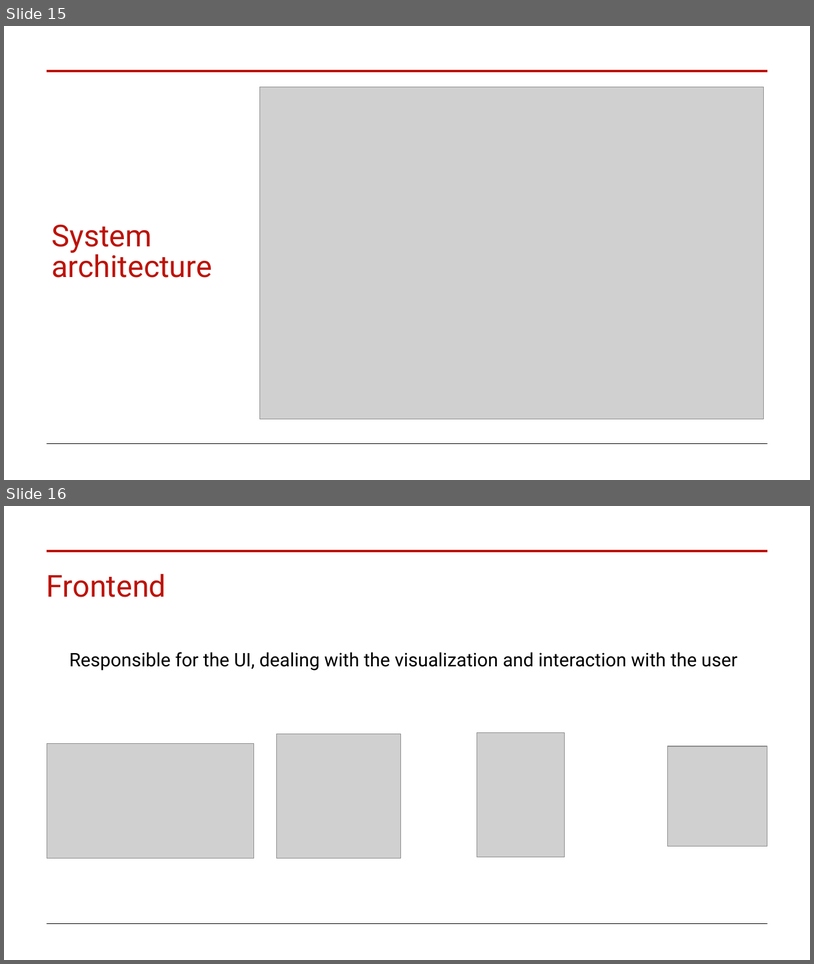
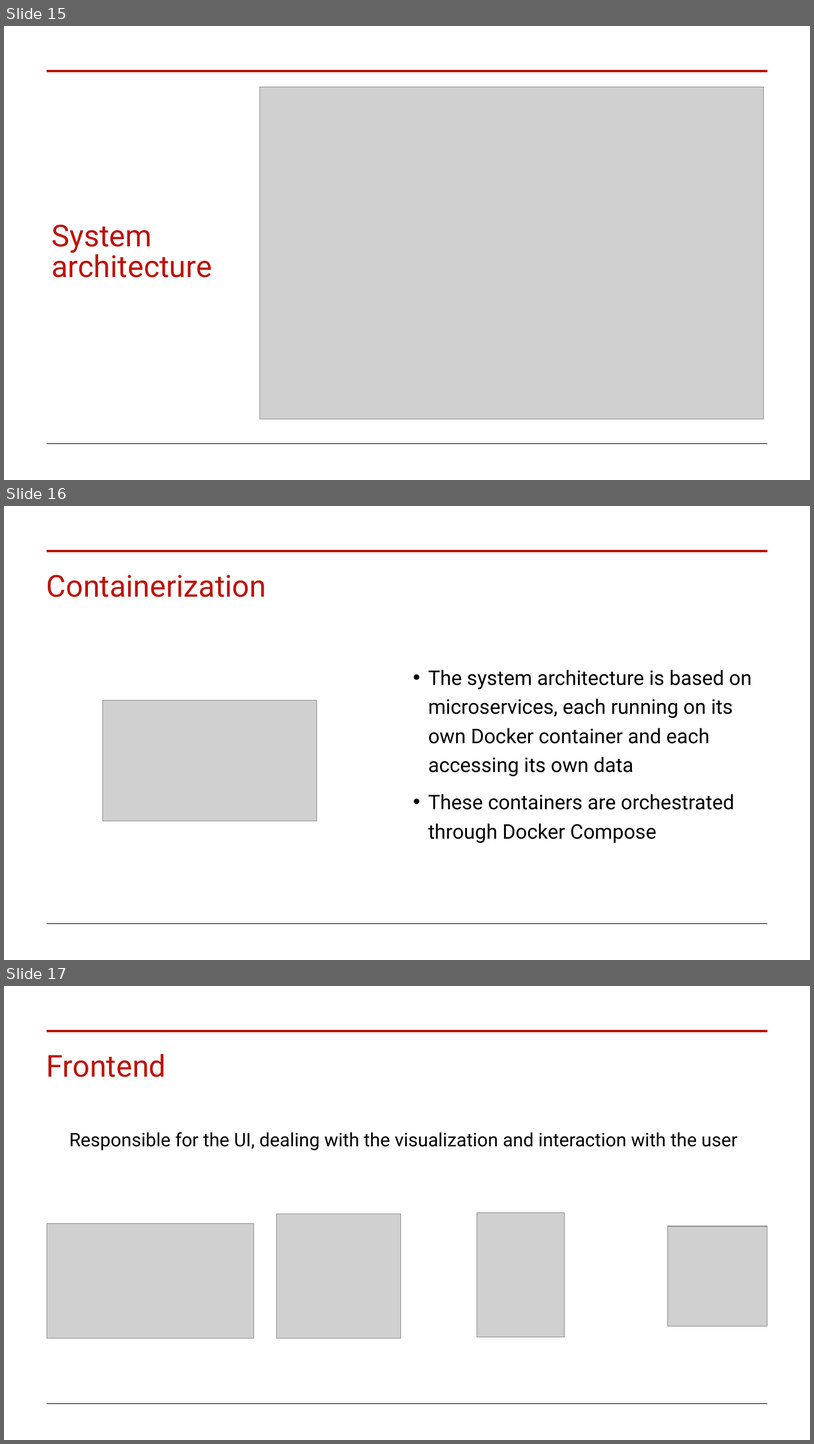
Before and after one commit to mauroficorella/LABAP, a slide deck: Documentation/Presentation.pptx. Shown one above the other, each under a label of ours: slides 15 and 16 before the commit, slides 15, 16 and 17 after it. The pictures are 814x964 and 814x1444 pixels, drawn with LibreOffice and Linux fonts; fonts in the diff are those of the drawing; grey boxes stand for pictures. Boxes give left, top, right and bottom in pixels: in the first picture for what was removed or moved away, otherwise in the second. Text is boxed around its words. In the diff, an @@ line names an element or a change of style, - is before the commit and + after.

Commit message:
updated presentation

```diff
--- a/Documentation/Presentation.pptx
+++ b/Documentation/Presentation.pptx
@@ slide 16 added at [4,506,810,960], background #FFFFFF; not listed: 2 template elements that a slide beside it also shows @@
@@ title added at [47,574,267,597], 36 pt, text #BD1209 @@
+Containerization
@@ text added at [428,669,752,843], 24 pt, text #000000 @@
+• The system architecture is based on microservices, each running on its own Docker container and each accessing its own data
+• These containers are orchestrated through Docker Compose
@@ picture added at [102,700,317,820] @@
@@ what was slide 16 is now slide 17 @@
```
Also in this commit, not shown: 1 slide changed, 2 other files.
